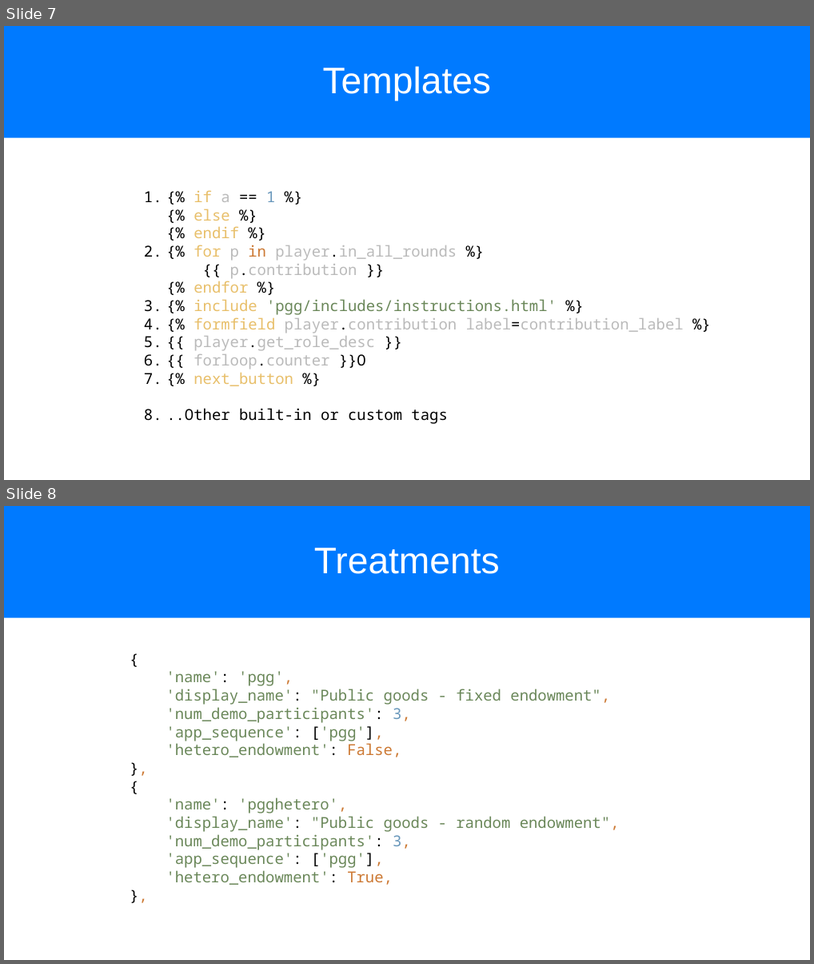
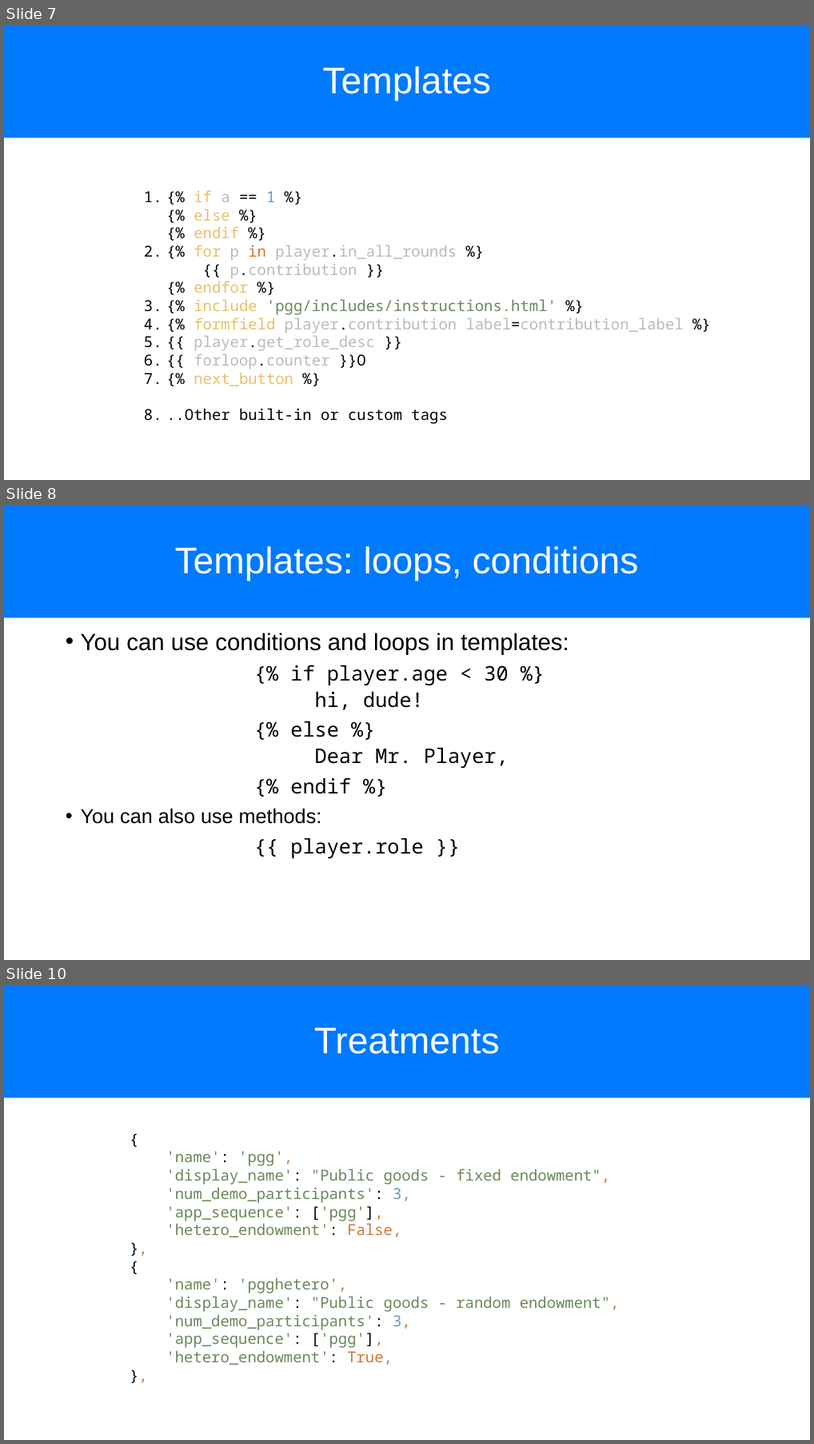
Before and after one commit to chapkovski/uncertainty-summer-school, a slide deck: presentations/frankfurt_july_2019 day3.pptx. Shown one above the other, each under a label of ours: slides 7 and 8 before the commit, slides 7, 8 and 10 after it; the slides between them are not shown. The pictures are 814x964 and 814x1444 pixels, drawn with LibreOffice and Linux fonts; fonts in the diff are those of the drawing. Boxes give left, top, right and bottom in pixels: in the first picture for what was removed or moved away, otherwise in the second. Text is boxed around its words. In the diff, an @@ line names an element or a change of style, - is before the commit and + after.

```diff
--- a/presentations/frankfurt_july_2019 day3.pptx
+++ b/presentations/frankfurt_july_2019 day3.pptx
@@ slide 8 added at bbox=[4, 506, 810, 960], background #FFFFFF @@
@@ title added at bbox=[4, 506, 810, 618], fill #007AFF, 44 pt, text #FFFFFF @@
+Templates: loops, conditions
@@ text added at bbox=[81, 632, 569, 858], 24 pt, text #000000 @@
+• You can use conditions and loops in templates:
+{% if player.age < 30 %}
+  hi, dude!
+{% else %}
+  Dear Mr. Player,
+{% endif %}
+• You can also use methods:
+{{ player.role }}
@@ what was slide 8 is now slide 10 @@
```
Also in this commit, not shown: 1 slide changed, 2 other slides added, 21 other files.
